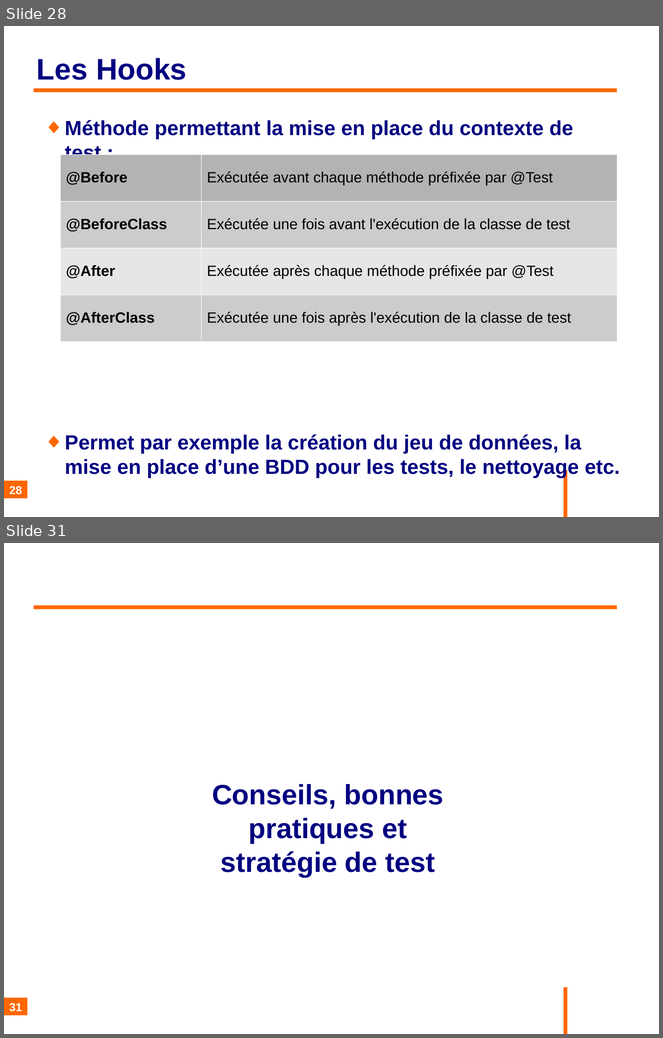
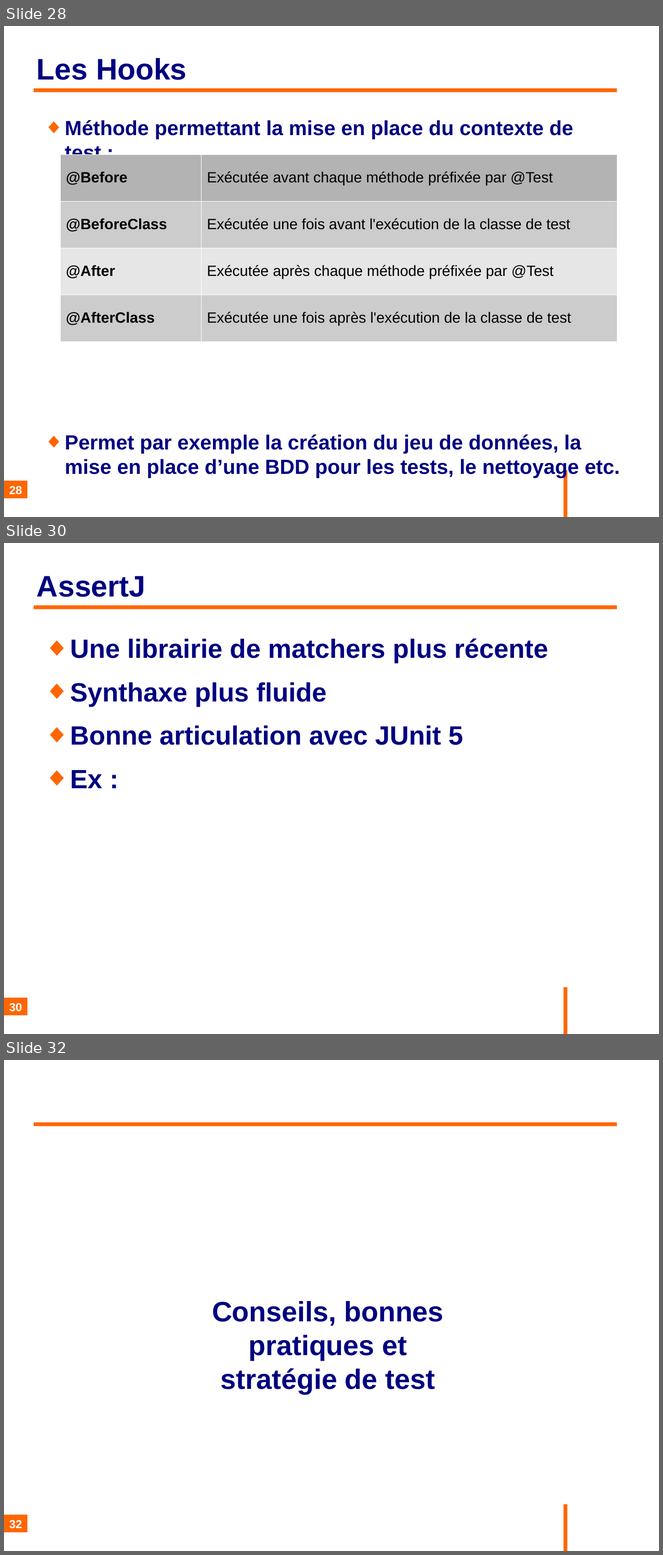
Before and after one commit to philphils/tests-unitaires-et-moins-unitaires, a slide deck: tests-unitaires-cours/nouveauDiapo/diapo_tests_unitaires.odp. Shown one above the other, each under a label of ours: slides 28 and 31 before the commit, slides 28, 30 and 32 after it; the slides between them are not shown. The pictures are 663x1038 and 663x1555 pixels, drawn with LibreOffice and Linux fonts; fonts in the diff are those of the drawing; background and template pictures are left out. Boxes give left, top, right and bottom in pixels: in the first picture for what was removed or moved away, otherwise in the second. Text is boxed around its words. In the diff, an @@ line names an element or a change of style, - is before the commit and + after.

```diff
--- a/tests-unitaires-cours/nouveauDiapo/diapo_tests_unitaires.odp
+++ b/tests-unitaires-cours/nouveauDiapo/diapo_tests_unitaires.odp
@@ slide 30 added at (4, 543, 659, 1034), background #FFFFFF; not listed: 1 template element that a slide beside it also shows @@
@@ title added at (37, 576, 146, 597), 36 pt, text #000080, bold @@
+AssertJ
@@ line added from (34, 607) to (618, 607), #FF6600 4.54 pt @@
@@ text added at (70, 638, 548, 788), 32 pt, text #000080, bold @@
+◆ Une librairie de matchers plus récente
+◆ Synthaxe plus fluide
+◆ Bonne articulation avec JUnit 5
+◆ Ex :
@@ page number added at (4, 999, 27, 1016), fill #FF6600, 14 pt, text #FFFFFF, bold @@
+30
@@ what was slide 31 is now slide 32 @@
@@ page number at (9, 1520, 22, 1529): text changed @@
-31
+32
```
Also in this commit, not shown: 2 slides changed.
